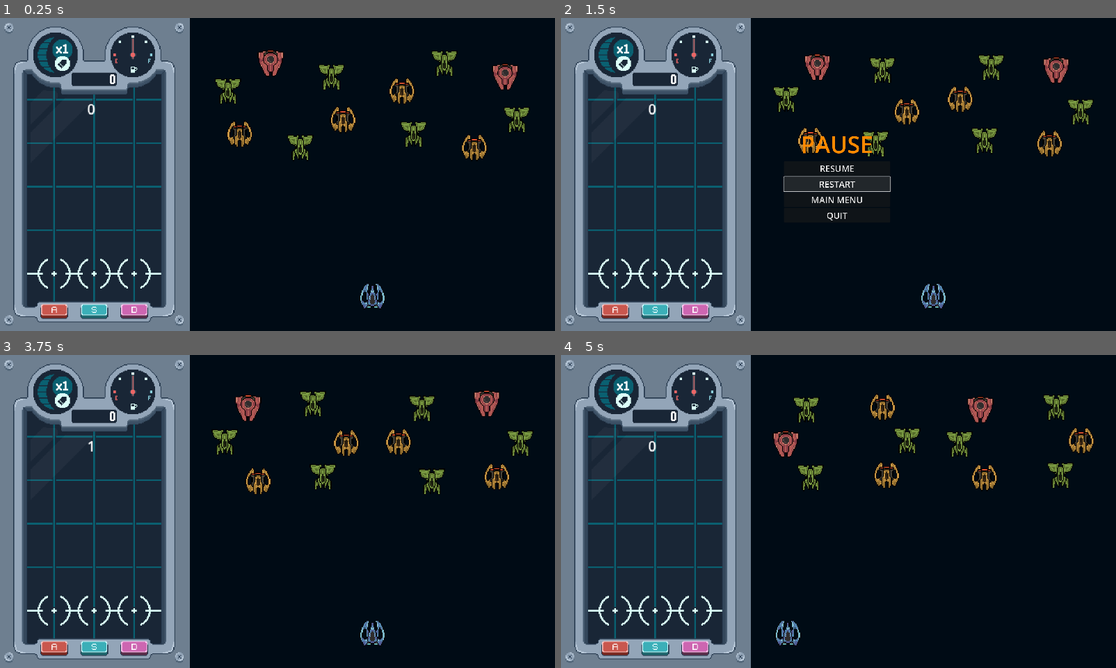
Above: before the commit, frames 1-4 (two rows, left to right).
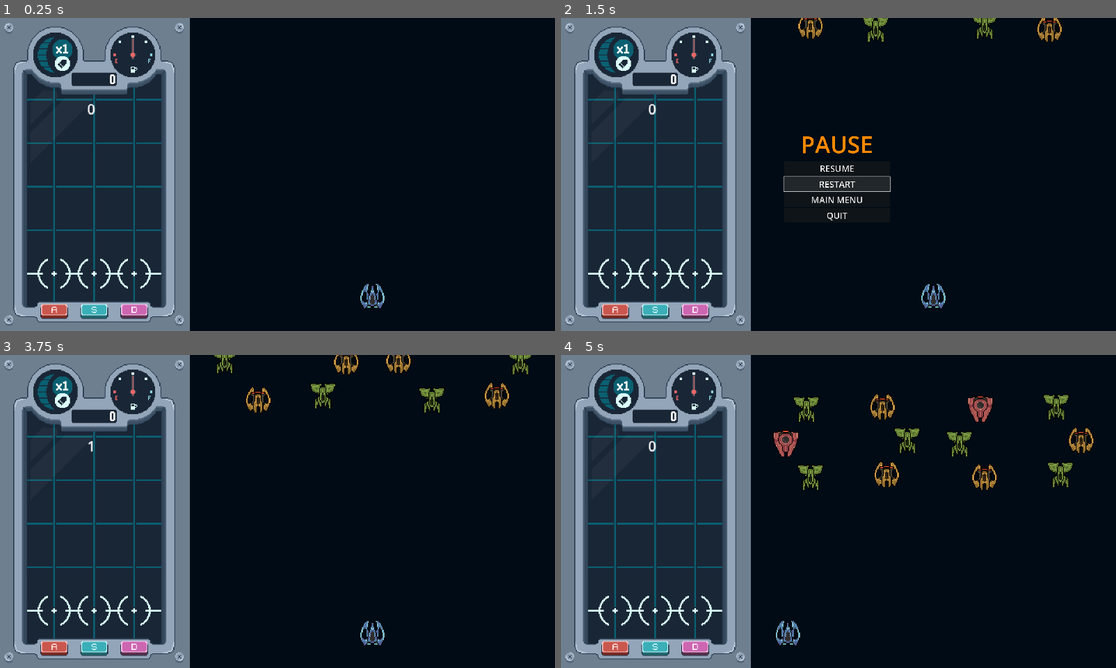
Above: after the commit, the same moments.

Repository: diego-acevedo/grabeaty
Game: Godot game, scene res://scenes/main.tscn
Same seed, same stepped clock (60 frames per second), same inputs: the game is played once before the commit and once after it.
Inputs:
- Up to frame 1 (0.25 s): no input
- Up to frame 2 (1.5 s): tap Enter (Pause) at 0.5 s; hold Right (move_right) 0.53-1.25 s; click "RESTART" at 1.25 s
- Up to frame 3 (3.75 s): click "RESTART" at 2 s; click "RESTART" at 2.75 s; click "RESUME" at 3.5 s
- Up to frame 4 (5 s): hold Left (move_left) from 4.28 s (still down)

The runs differ from the first frame. In frame 1, 2.2% of the frame differs, in the area x 38-96%, y 10-46%; in frame 2, 2.8%; in frame 3, 3.3%, in the area x 38-96%, y 0-45%; in frame 4, 0.7%.

Commit message:
feat: add smooth transition of enemies when spawned

Diff:
--- a/scripts/shooter/characters/patterns/enemies_generator.gd
+++ b/scripts/shooter/characters/patterns/enemies_generator.gd
@@ -1,14 +1,23 @@
 extends Node2D
 
 @export var containers: Array[PackedScene]
+var t = 0.0
+var currentContainer: EnemyContainer = null
 
 func _ready() -> void:
 	_new_container()
 
 func _new_container():
-	for c in get_children():
-		c.queue_free()
+	if not currentContainer == null:
+		currentContainer.queue_free()
 	var scene: PackedScene = containers.pick_random()
 	var container: EnemyContainer = scene.instantiate()
+	currentContainer = container
 	add_child(container)
 	container.end_round.connect(_new_container)
+	container.position.y = -200
+	t = 0.0
+
+func _physics_process(delta: float) -> void:
+	t += delta * 0.05
+	currentContainer.position = currentContainer.position.lerp(Vector2(0.0, 0.0), t)
